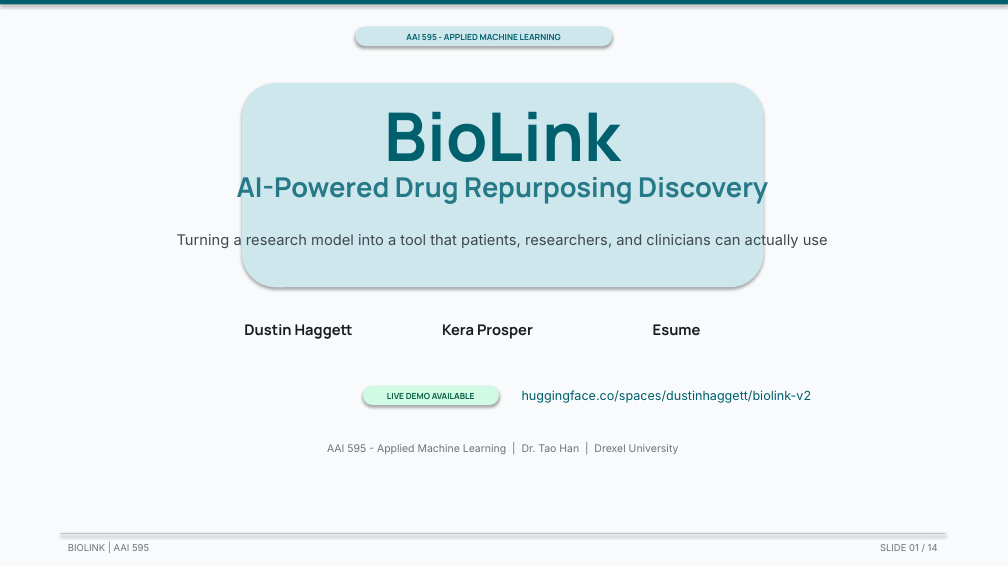
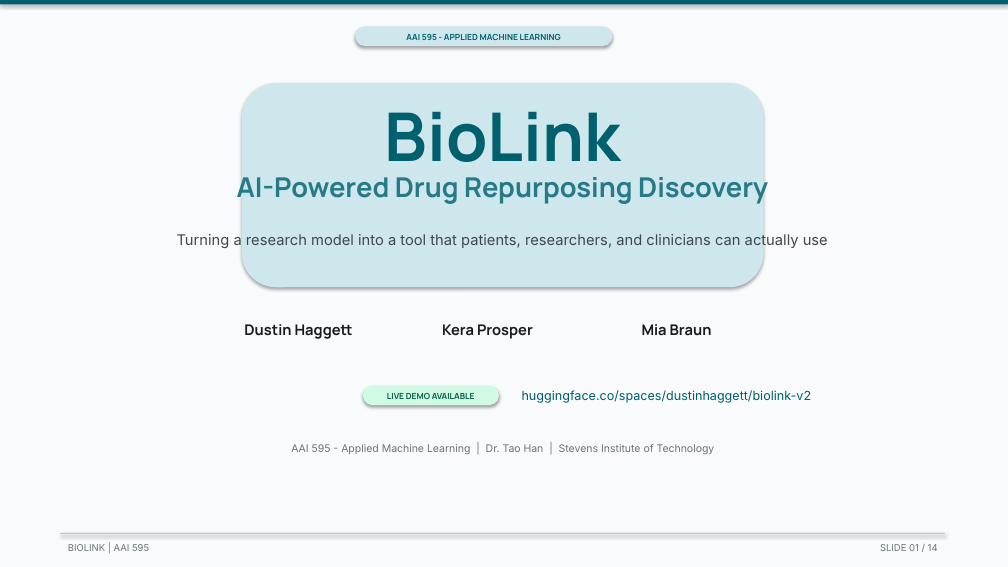
Before and after one commit to dustinhaggett/biolink-v2, a slide deck: slide 1 of docs/BioLink_Final_Presentation_v2.pptx. Drawn at 1008x567 pixels with LibreOffice and Linux fonts; fonts in the diff are those of the drawing. Boxes give left, top, right and bottom in pixels: in the first picture for what was removed or moved away, otherwise in the second. Text is boxed around its words. In the diff, an @@ line names an element or a change of style, - is before the commit and + after.

Commit message:
docs: correct team name and university across submission artifacts
Esume -> Mia Braun, Drexel University -> Stevens Institute of Technology
in README, project report (md + pdf), and final presentations (v1 + v2).

```diff
--- a/docs/BioLink_Final_Presentation_v2.pptx
+++ b/docs/BioLink_Final_Presentation_v2.pptx
@@ text at [642, 324, 712, 336]: text changed @@
-Esume
+Mia Braun
@@ text at [291, 444, 715, 454]: text changed @@
-AAI 595 - Applied Machine Learning | Dr. Tao Han | Drexel University
+AAI 595 - Applied Machine Learning | Dr. Tao Han | Stevens Institute of Technology
```
Also in this commit, not shown: 4 other slides changed, 5 other files.
